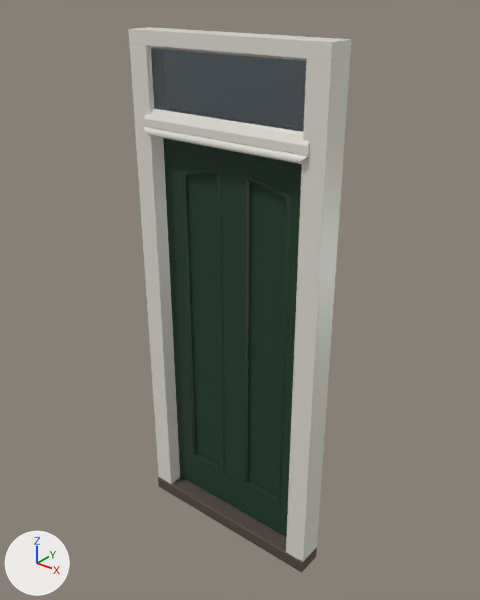
The glTF model production/assets/cloud-week/front-doors-all/door_F3.glb, before and after one commit.
Camera for both pictures: a 50 mm camera at (1.75, -1.95, 2.64) aimed at (0.01, 0.23, 1.29). Arrows for +X, +Y and +Z are at lower left; the lights stay in place. The older version comes first. Vertices at exactly the same position are counted once.

In view in the first picture: 'frame_glazing_bead', 'frame_head', 'frame_jamb_L', 'frame_jamb_R', 'frame_transom', 'glass_fanlight', 'leaf_frame', 'moulding_ovolo_long_l', 'moulding_ovolo_long_r', 'panel_long_l', 'panel_long_r', 'stone_threshold' and 2 more.
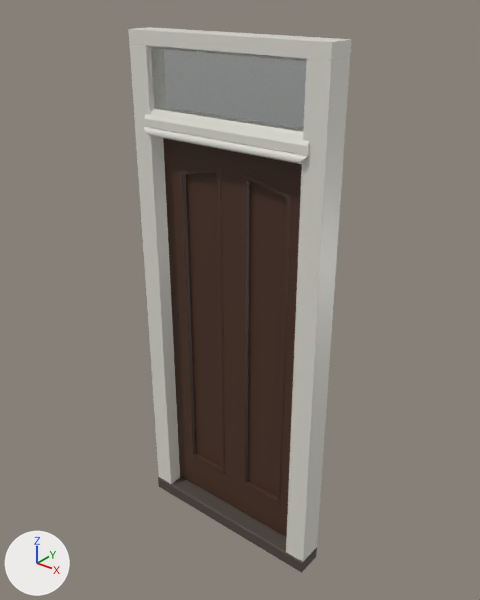
Changed parts and their boxes [x1, y1, x2, y2] in the pictures (480 x 600 px):
'glass_fanlight', recoloured: [151, 48, 306, 132] in both
'panel_long_r', recoloured (dark green to brown): [248, 181, 286, 496] in both
'panel_long_l', recoloured (dark green to brown): [186, 173, 221, 466] in both
'moulding_ovolo_long_r', recoloured (dark green to brown): [242, 173, 291, 505] in both
'moulding_ovolo_long_l', recoloured: [180, 168, 225, 474] in both
part 1 of me_leaf_frame, added (brown): after [163, 138, 191, 471]
part 2 of me_leaf_frame, recoloured (dark green to brown): [166, 139, 302, 537] in both

Diff of the bpy script that builds the scene:
```diff
--- a/production/assets/cloud-week/front-doors-all/door_F3.glb.py
+++ b/production/assets/cloud-week/front-doors-all/door_F3.glb.py
@@ mat_glass @@
 mat_glass = principled_material('glass')
-mat_glass.base_color = (0.191, 0.227, 0.258)  # grey #79838b
+mat_glass.base_color = (0.831, 0.855, 0.839)  # white #ebeeec
 mat_glass.roughness = 0.05
@@ mat_paint_brown @@
+mat_paint_brown = principled_material('paint_brown')
+mat_paint_brown.base_color = (0.0685, 0.0296, 0.016)  # brown #4a3022
+mat_paint_brown.roughness = 0.55
@@ me_leaf_frame @@
 # used by ob_leaf_frame; location = (0.0, 0.0, 0.0)
-me_leaf_frame.from_pydata(...)  # 129 vertices, 262 faces; spans x -0.42..0.42, y 0.19..0.24, z 0.06..2.04
+me_leaf_frame.from_pydata(...)  # 477 vertices, 958 faces; spans x -0.42..0.42, y 0.19..0.24, z 0.06..2.04
+# me_leaf_frame part 1: 348 vertices added at x -0.36..-0.34, y 0.19, z 1.09..1.12
+# me_leaf_frame part 2: 246 faces spanning x -0.42..0.42, y 0.19..0.24, z 0.06..2.04 switch from mat_paint_dark_green (dark green #1c3b29) to mat_paint_brown (brown #4a3022)
@@ me_moulding_ovolo_long_l @@
 me_moulding_ovolo_long_l.from_pydata(...)  # 132 vertices, 264 faces; spans x -0.31..-0.06, y 0.18..0.21, z 0.25..1.91
-me_moulding_ovolo_long_l.materials.append(mat_paint_dark_green)  # dark green #1c3b29
+me_moulding_ovolo_long_l.materials.append(mat_paint_brown)  # brown #4a3022
@@ me_moulding_ovolo_long_r @@
 me_moulding_ovolo_long_r.from_pydata(...)  # 132 vertices, 264 faces; spans x 0.06..0.31, y 0.18..0.21, z 0.25..1.91
-me_moulding_ovolo_long_r.materials.append(mat_paint_dark_green)  # dark green #1c3b29
+me_moulding_ovolo_long_r.materials.append(mat_paint_brown)  # brown #4a3022
@@ me_panel_long_l @@
 me_panel_long_l.from_pydata(...)  # 8 vertices, 12 faces; spans x -0.32..-0.05, y 0.21..0.22, z 0.24..1.92
-me_panel_long_l.materials.append(mat_paint_dark_green)  # dark green #1c3b29
+me_panel_long_l.materials.append(mat_paint_brown)  # brown #4a3022
@@ me_panel_long_r @@
 me_panel_long_r.from_pydata(...)  # 8 vertices, 12 faces; spans x 0.05..0.32, y 0.21..0.22, z 0.24..1.92
-me_panel_long_r.materials.append(mat_paint_dark_green)  # dark green #1c3b29
+me_panel_long_r.materials.append(mat_paint_brown)  # brown #4a3022
```
